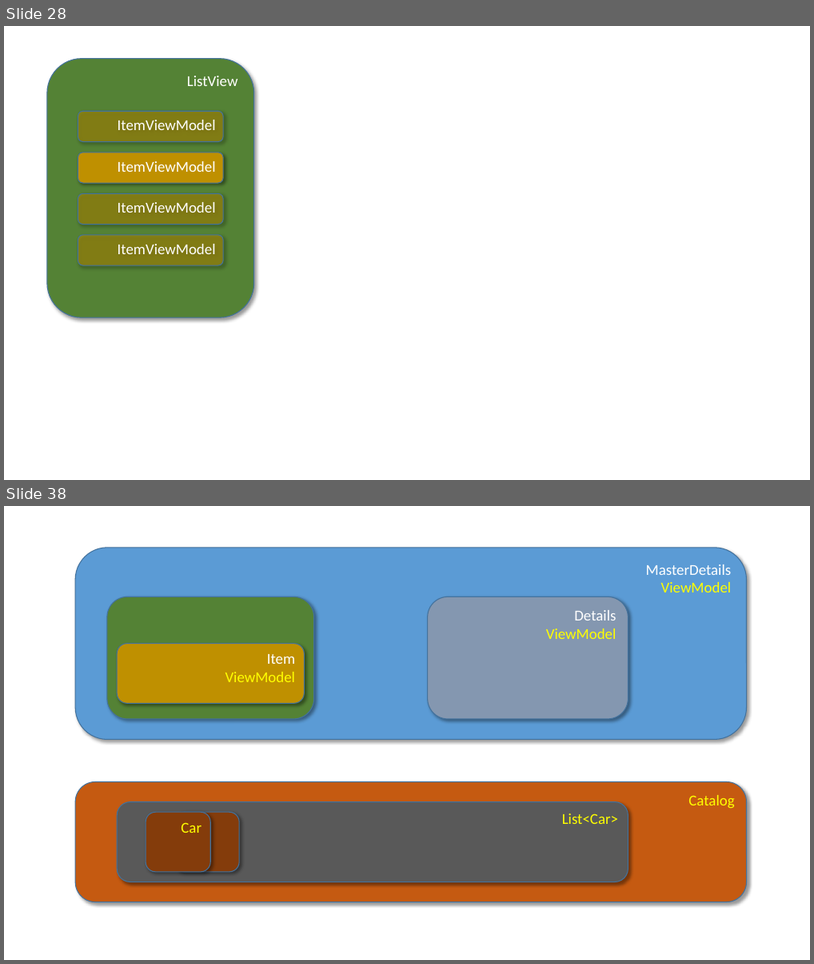
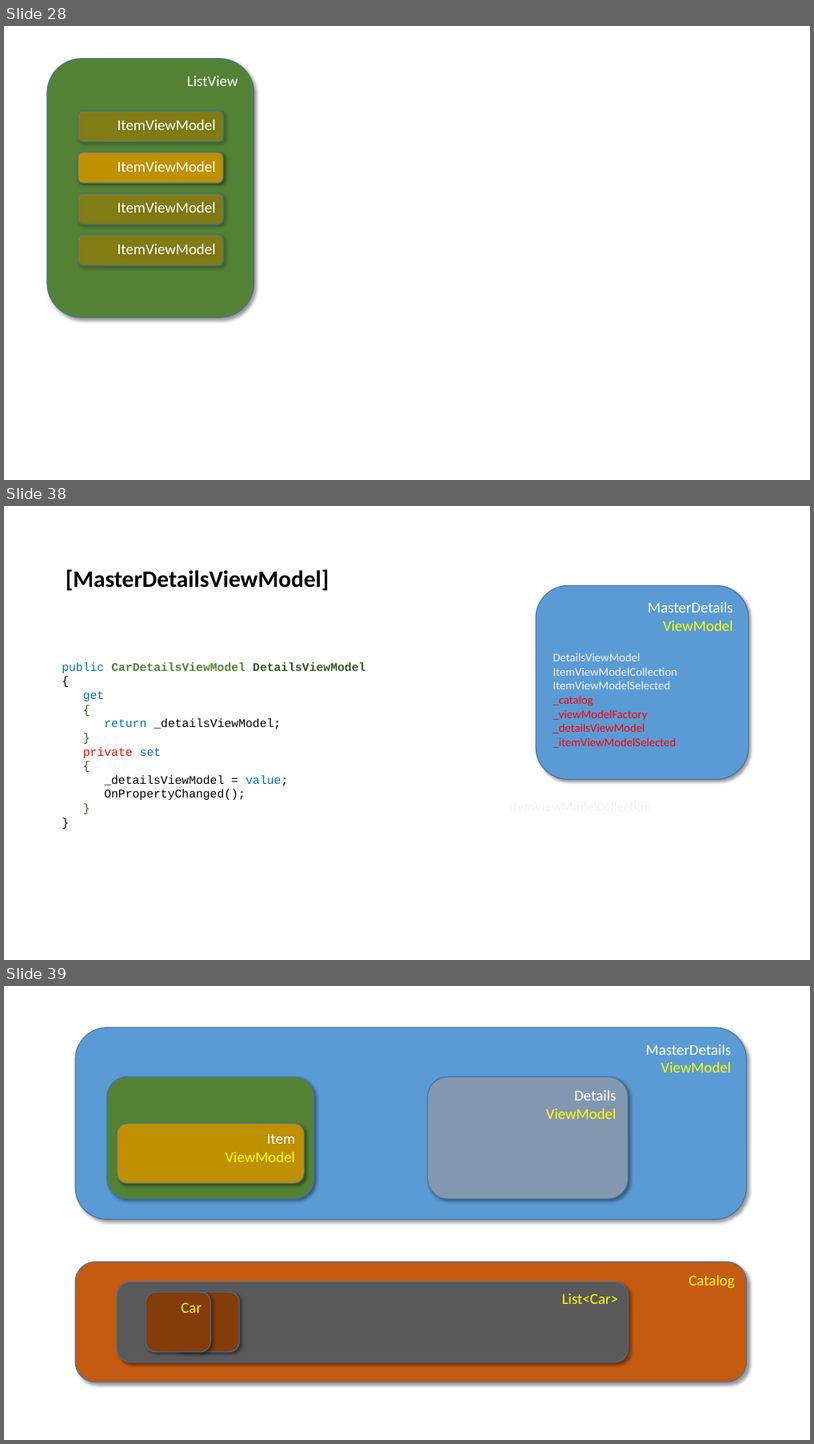
Before and after one commit to perl-easj/Teaching-materials, a slide deck: CSharpProgramming/Presentations/MVVM ViewModel Klasser.pptx. Shown one above the other, each under a label of ours: slides 28 and 38 before the commit, slides 28, 38 and 39 after it; the slides between them are not shown. The pictures are 814x964 and 814x1444 pixels, drawn with LibreOffice and Linux fonts; fonts in the diff are those of the drawing. Boxes give left, top, right and bottom in pixels: in the first picture for what was removed or moved away, otherwise in the second. Text is boxed around its words. In the diff, an @@ line names an element or a change of style, - is before the commit and + after.

Commit message:
Significant changes in materials relating to Data Binding and MVVM
Introduction and use of RelayCommand class (contains parameters of
function-types) has been removed.
The class MasterViewModel has been removed, and its functionality is now
part of MasterDetailsViewModel class

```diff
--- a/CSharpProgramming/Presentations/MVVM ViewModel Klasser.pptx
+++ b/CSharpProgramming/Presentations/MVVM ViewModel Klasser.pptx
@@ slide 38 added at (4,506,810,960), background #FFFFFF @@
@@ text added at (66,569,329,591), 28 pt, text #000000, bold @@
+[MasterDetailsViewModel]
@@ rounded rectangle added at (536,586,750,780), fill #5B9BD5, outline #43739E 1 pt, 18 pt, text #FFFFFF @@
+MasterDetails
+ViewModel
@@ text added at (62,662,366,800), 14 pt, text #000000 @@
+public CarDetailsViewModel DetailsViewModel
+{
+get
+{
+return _detailsViewModel;
+}
+private set
+{
+_detailsViewModel = value;
+OnPropertyChanged();
+}
+}
@@ text added at (554,653,678,748), 14 pt, text #FF0000 @@
+DetailsViewModel
+ItemViewModelCollection
+ItemViewModelSelected
+_catalog
+_viewModelFactory
+_detailsViewModel
+_itemViewModelSelected
@@ what was slide 38 is now slide 39 @@
```
Also in this commit, not shown: 12 slides changed, 2 other files.
